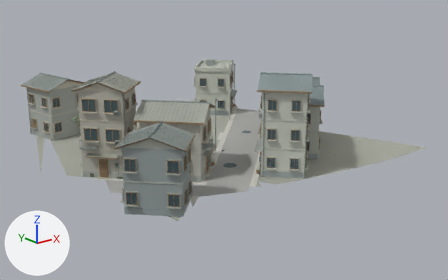
The glTF model assets/town/renewal/models/street_1_5.glb as it was, and as the next commit left it.
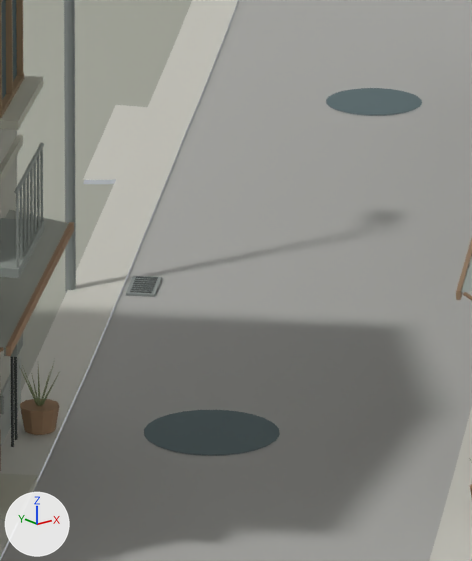
There are two pictures of each version: one whole from a 50 mm camera at (3.5, -236.9, 23.8) aimed at (50.5, -178.1, 0.3), one close up on the part from 47% to 57% of the width and 43% to 64% of the height. Arrows for +X, +Y and +Z are at lower left; the lights stay in place. The first two pictures are the older version. Vertices at exactly the same position are counted once.

Objects in the first close-up: 'cable.001', 'concrete', 'graybrick.001', 'ground.028', 'metal.001', 'paving.009', 'puddle.003', 'road.032', 'roof_metal.001', 'rust.001', 'trim.001', 'wood.001' and 2 more.
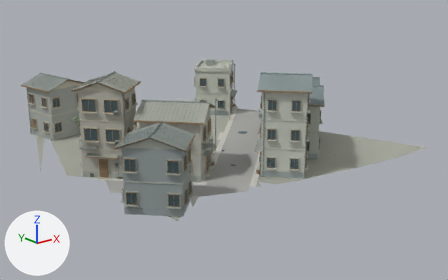
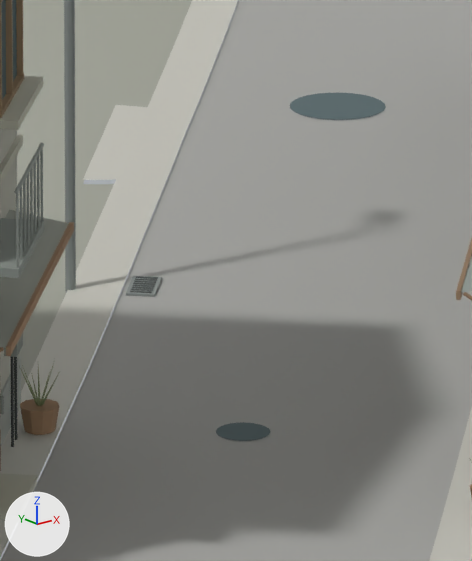
Diff of the bpy script that builds the scene:
```diff
--- a/assets/town/renewal/models/street_1_5.glb.py
+++ b/assets/town/renewal/models/street_1_5.glb.py
@@ me_puddle_003 @@
 # used by ob_puddle_003; location = (0.0, 0.0, 0.0)
-me_puddle_003.from_pydata(...)  # 147 vertices, 216 faces; spans x 36.4..56.3, y -187.9..-175.7, z 0.0
+me_puddle_003.from_pydata(...)  # 147 vertices, 216 faces; spans x 36.1..55.8, y -188.5..-175.6, z 0.0
+# me_puddle_003 part 1: the loose piece of 49 vertices spanning x 44.8..46.4, y -186.1..-184.5, z 0.0 is scaled about its middle by (0.402, 0.402, 1), then moved by (0.3, -0.2, 0.0)
+# me_puddle_003 part 2: the loose piece of 49 vertices spanning x 55.0..56.3, y -177.0..-175.7, z 0.0 is moved by (-0.5, 0.1, 0.0)
+# other edits to the shape of me_puddle_003 do not show in these pictures
 me_puddle_003.materials.append(mat_puddle)
```

Location of each change, [x1, y1, x2, y2] in pixels of the close-ups (472 x 561 px; the box of a moved part takes in the faces that stretch with it):
'puddle.003', reshaped
    before: [144, 88, 422, 455]
    after: [216, 93, 386, 441]
part 1 of me_puddle_003, moved or reshaped
    before: [144, 410, 280, 455]
    after: [216, 422, 270, 441]
part 2 of me_puddle_003, moved or reshaped
    before: [326, 88, 422, 116]
    after: [290, 93, 386, 120]
